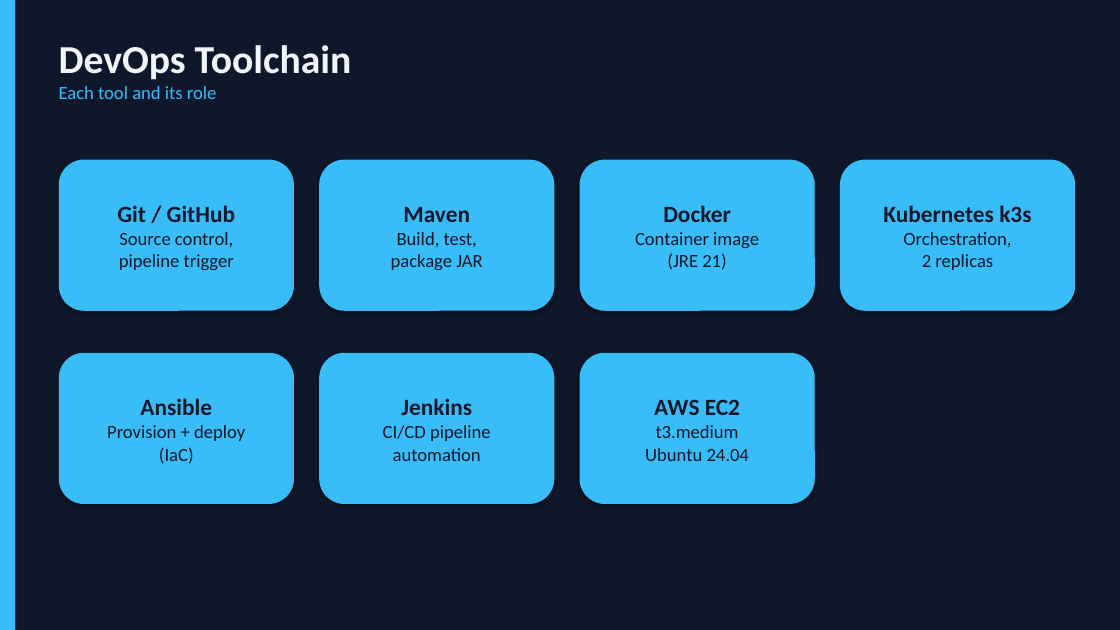
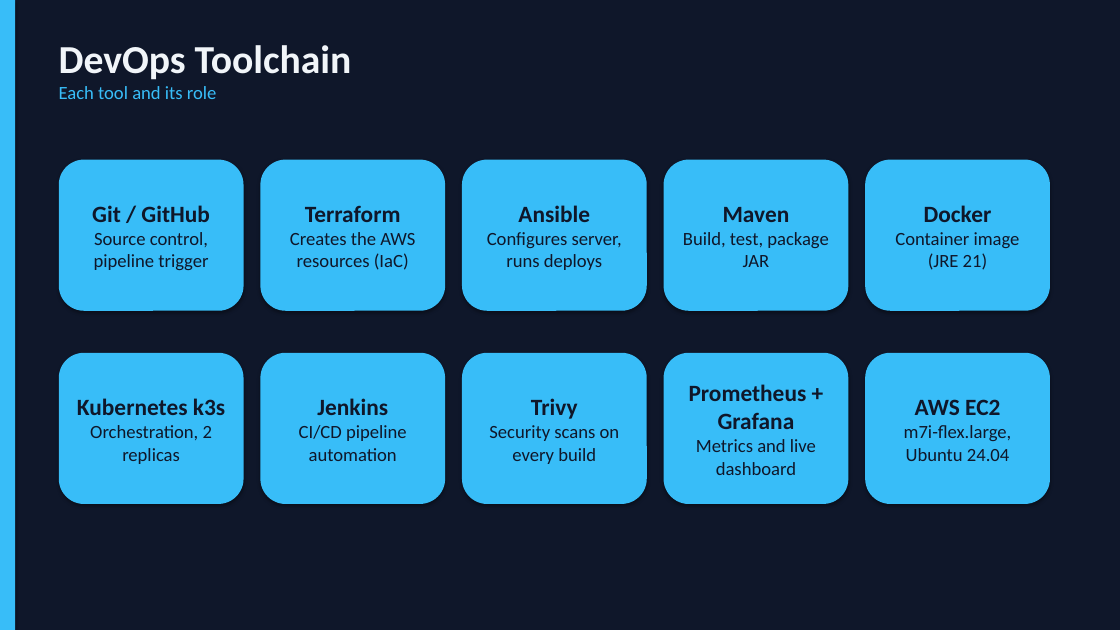
Before and after one commit to chaitanyasai9666/Devops-project, a slide deck: slide 3 of NLP_API_DevOps_Presentation.pptx. Drawn at 1120x630 pixels with LibreOffice and Linux fonts; fonts in the diff are those of the drawing. Boxes give left, top, right and bottom in pixels: in the first picture for what was removed or moved away, otherwise in the second. Text is boxed around its words. In the diff, an @@ line names an element or a change of style, - is before the commit and + after.

```diff
--- a/NLP_API_DevOps_Presentation.pptx
+++ b/NLP_API_DevOps_Presentation.pptx
@@ rounded rectangle "Git / GitHub": place and size @@
-rounded rectangle "Git / GitHub" at (59, 160, 294, 311)
+rounded rectangle "Git / GitHub" at (59, 160, 244, 311)
@@ rounded rectangle added at (260, 160, 445, 311), fill #38BDF8, 16 pt, text #0F172A @@
+Terraform
+Creates the AWS resources (IaC)
@@ rounded rectangle added at (462, 160, 647, 311), fill #38BDF8, 16 pt, text #0F172A @@
+Ansible
+Configures server, runs deploys
@@ rounded rectangle "Maven": place and size @@
-rounded rectangle "Maven" at (319, 160, 555, 311)
+rounded rectangle "Maven" at (664, 160, 849, 311)
@@ rounded rectangle "Docker": place and size @@
-rounded rectangle "Docker" at (580, 160, 815, 311)
+rounded rectangle "Docker" at (865, 160, 1050, 311)
@@ text in rounded rectangle at (94, 232, 208, 270): text changed @@
-Source control,
-pipeline trigger
+Source control, pipeline trigger
@@ text in rounded rectangle at (683, 232, 828, 267): text changed @@
-Build, test,
-package JAR
+Build, test, package JAR
@@ text in rounded rectangle at (895, 232, 1020, 270): text changed @@
-Container image
-(JRE 21)
+Container image (JRE 21)
@@ rounded rectangle "Kubernetes k3s": place and size @@
-rounded rectangle "Kubernetes k3s" at (840, 160, 1075, 311)
+rounded rectangle "Kubernetes k3s" at (59, 353, 244, 504)
@@ rounded rectangle removed at (59, 353, 294, 504) @@
-Ansible
-Provision + deploy
-(IaC)
@@ rounded rectangle "Jenkins": place and size @@
-rounded rectangle "Jenkins" at (319, 353, 555, 504)
+rounded rectangle "Jenkins" at (260, 353, 445, 504)
@@ rounded rectangle added at (462, 353, 647, 504), fill #38BDF8, 16 pt, text #0F172A @@
+Trivy
+Security scans on every build
@@ rounded rectangle added at (664, 353, 849, 504), fill #38BDF8, 16 pt, text #0F172A @@
+Prometheus + Grafana
+Metrics and live dashboard
@@ rounded rectangle "AWS EC2": place and size @@
-rounded rectangle "AWS EC2" at (580, 353, 815, 504)
+rounded rectangle "AWS EC2" at (865, 353, 1050, 504)
@@ text in rounded rectangle at (90, 425, 212, 464): text changed @@
-Orchestration,
-2 replicas
+Orchestration, 2 replicas
@@ text in rounded rectangle at (299, 425, 407, 461): text changed @@
-CI/CD pipeline
-automation
+CI/CD pipeline automation
@@ text in rounded rectangle at (904, 425, 1012, 461): text changed @@
-t3.medium
-Ubuntu 24.04
+m7i-flex.large, Ubuntu 24.04
```
Also in this commit, not shown: 12 other slides changed, 3 slides added.
